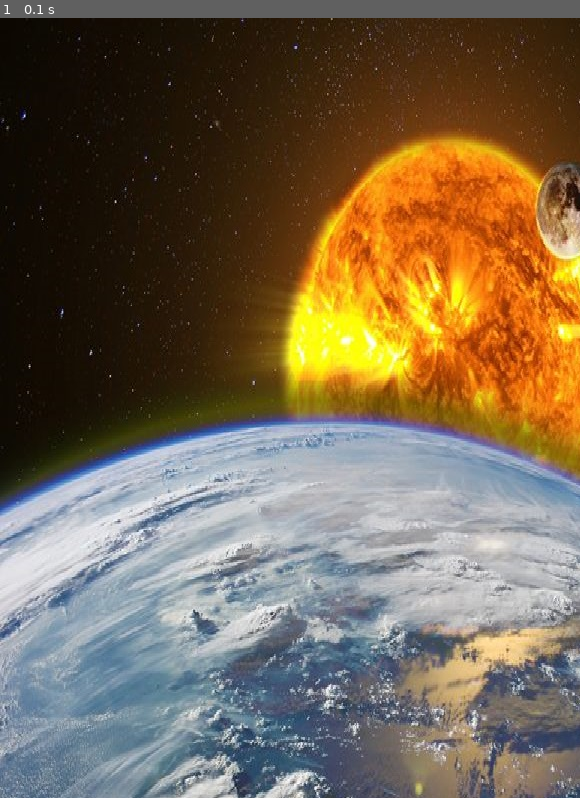
Above: before the commit, frame 1.
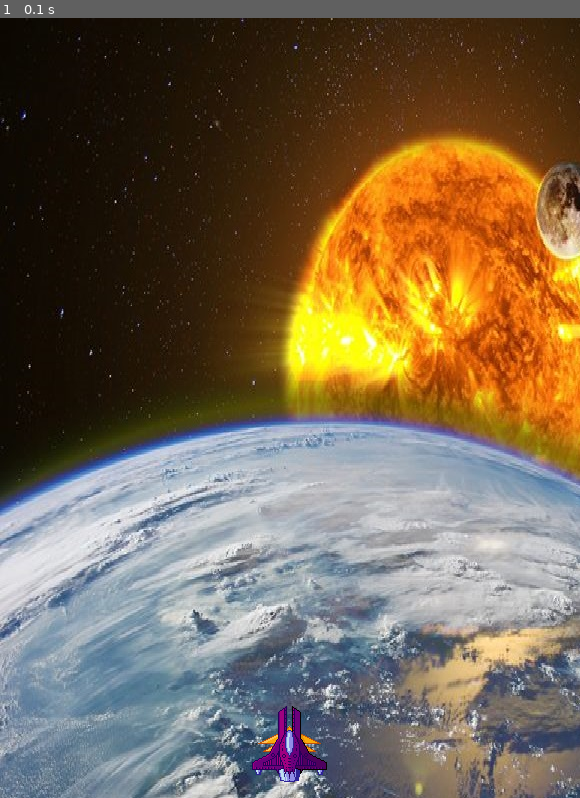
Above: after the commit, the same moment.

Repository: JanKurdila/pygame_avoid_meteors
Game: pygame game, started from main.py
Two runs of this game, one before a commit and one after it. Both use one fixed random seed, a clock stepped at 60 frames per second and the inputs below.
Inputs:
- Up to frame 1 (0.1 s): no input

The runs differ from the first frame. In frame 1, 0.6% of the frame differs, in the area x 43-57%, y 88-98%.

Commit message:
2) Vloženie rakety

Diff:
--- a/Config/config.py
+++ b/Config/config.py
@@ -3,3 +3,6 @@
 ROZLISENIE = (580, 780)
 
 pozadie = pygame.image.load("IMAGES/pozadie.jpg")
+raketa = pygame.image.load("IMAGES/raketa.png")
+
+suradnice_rakety = (250, 685)
--- a/main.py
+++ b/main.py
@@ -7,6 +7,7 @@
 
     window = pygame.display.set_mode(config.ROZLISENIE)
     pozadie = config.pozadie
+    raketa = config.raketa
 
     while True:
         # Ak vypnem okno, musím vypnuť pygame
@@ -16,4 +17,6 @@
                 sys.exit() # Vypnutie celého programu
 
         window.blit(pozadie, (0, 0))
+        window.blit(raketa, config.suradnice_rakety)
+
         pygame.display.update()
